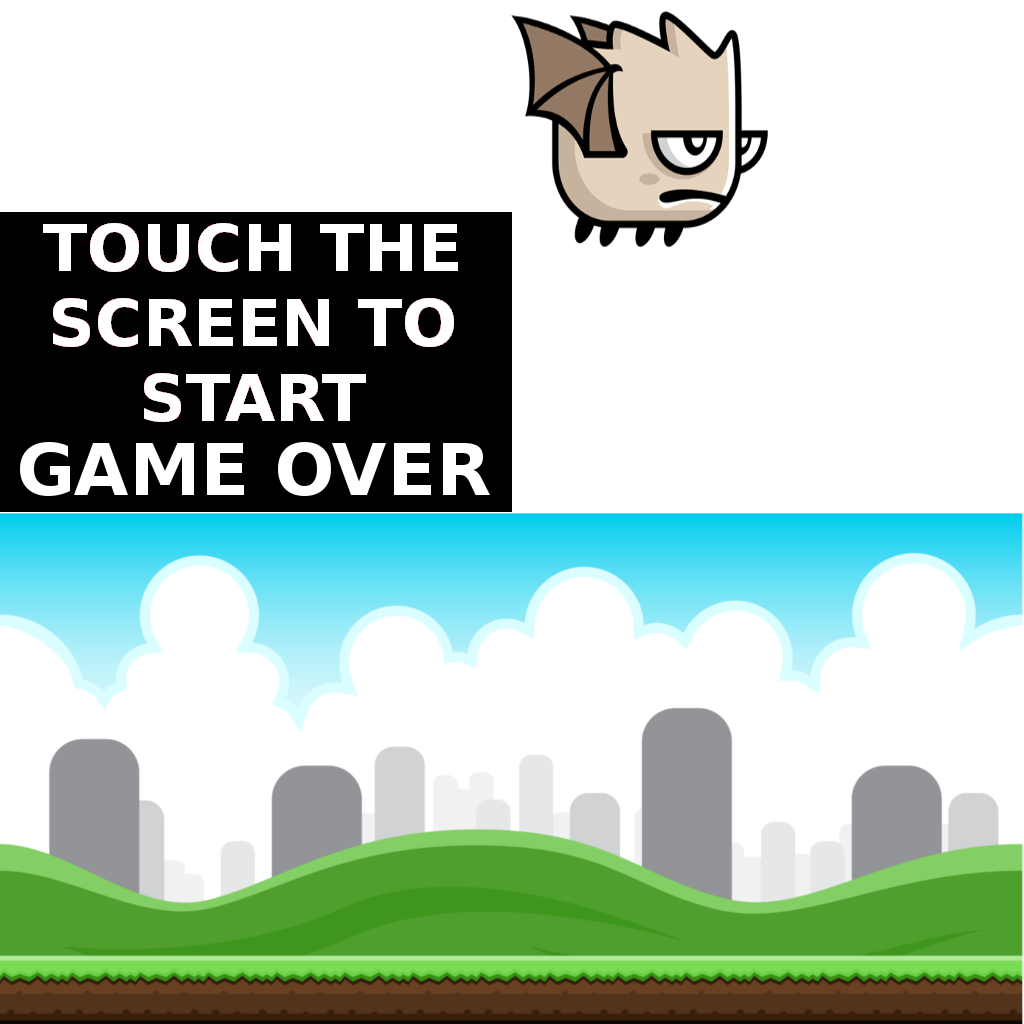
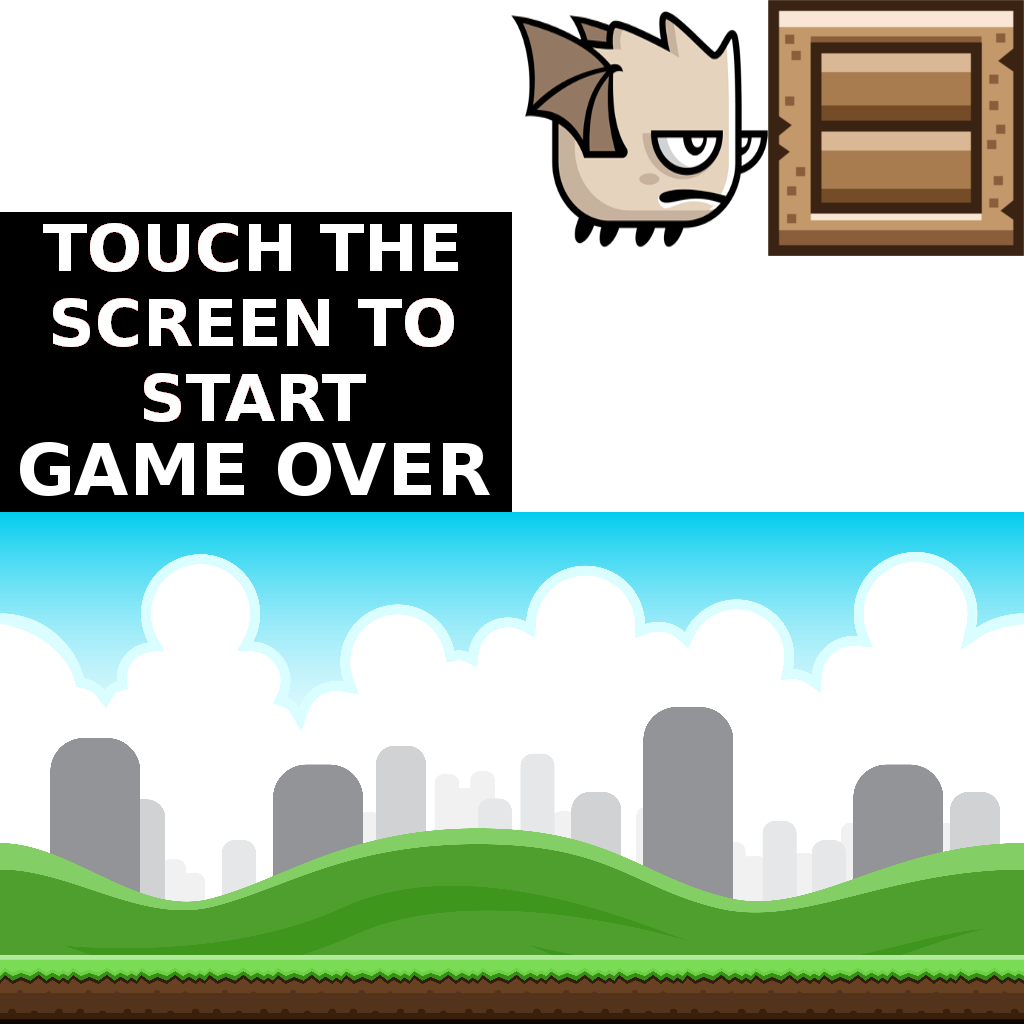
Comparing the layer stacks of the two 1024×1024 images. Changes:
renamed "Layer" to "1.png", moved it above "texture_map.png", painted on it over [768, 0, 1024, 256]
renamed "Pasted Layer" to "texture_map.png", painted on it over [0, 10, 1024, 1024]
removed layer "full-background.png" over [0, 513, 1023, 1024]
